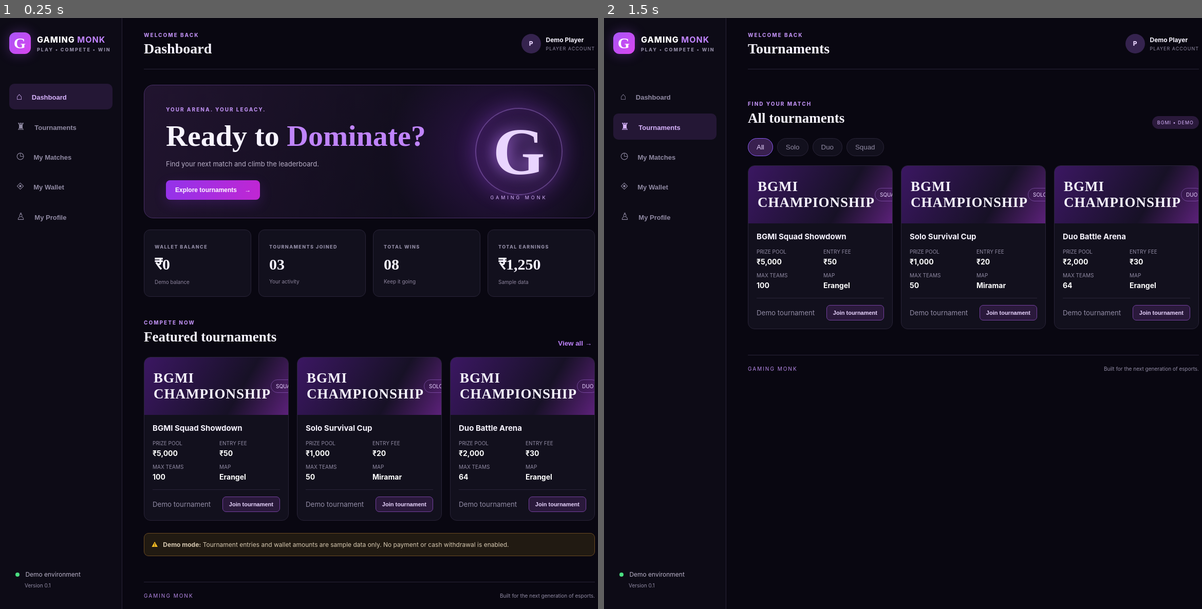
Above: before the commit, frames 1-2 (left to right).
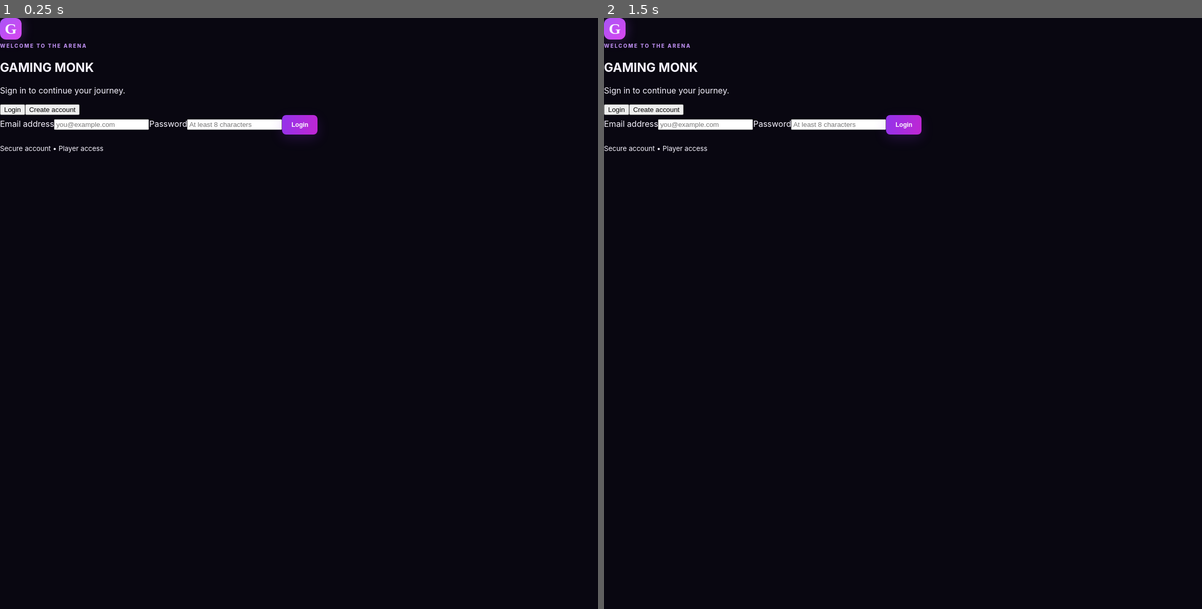
Above: after the commit, the same moments.

Repository: jairajsinhaa/Gaming-Monk
Page: browser page index.html
Same seed, same stepped clock (60 frames per second), same inputs: the page is run once before the commit and once after it.
Inputs (mouse positions are in pixels of both pictures, inside the frame that each line leads up to; where the layout moved, square brackets give the same spot in the first picture):
- Up to frame 1 (0.25 s): no input
- Up to frame 2 (1.5 s): click (765, 83) [974, 437] at 0.27 s; click (765, 100) [974, 455] at 1.07 s; click (705, 124) at 1.27 s

The runs differ from the first frame. In frame 1, 21% of the frame differs, in the area x 0-100%, y 0-100%; in frame 2, 12%.

Commit message:
Connect frontend login screen to API

Diff:
--- a/index.html
+++ b/index.html
@@ -6,7 +6,8 @@
   <title>Gaming Monk | Esports</title><link rel="stylesheet" href="styles.css">
 </head>
 <body>
-<div class="shell">
+<section class="auth-screen" id="authScreen"><div class="auth-box"><div class="brand-mark auth-mark">G</div><span class="eyebrow">WELCOME TO THE ARENA</span><h1>GAMING <b>MONK</b></h1><p class="auth-copy">Sign in to continue your journey.</p><div class="auth-tabs"><button class="auth-tab active" data-auth-tab="login">Login</button><button class="auth-tab" data-auth-tab="register">Create account</button></div><form id="authForm"><label>Email address<input id="authEmail" type="email" autocomplete="email" placeholder="you@example.com" required></label><label>Password<input id="authPassword" type="password" autocomplete="current-password" minlength="8" placeholder="At least 8 characters" required></label><button class="primary auth-submit" id="authSubmit">Login</button><p id="authMessage" class="auth-message" role="alert"></p></form><small>Secure account • Player access</small></div></section>
+<div class="shell" id="appShell" hidden>
   <aside class="sidebar">
     <a class="brand" href="#"><span class="brand-mark">G</span><span>GAMING <b>MONK</b><small>PLAY • COMPETE • WIN</small></span></a>
     <nav>
@@ -19,7 +20,7 @@
     <div class="side-bottom"><span class="online-dot"></span> Demo environment <small>Version 0.1</small></div>
   </aside>
   <main>
-    <header class="topbar"><button class="menu" id="menuBtn" …(115 unchanged characters)… r"><span class="avatar">P</span><span><b>Demo Player</b><small>PLAYER ACCOUNT</small></span></div></header>
+    <header class="topbar"><button class="menu" id="menuBtn" …(115 unchanged characters)… r"><span class="avatar">P</span><span><b id="headerEmail">Player</b><small id="headerRole">PLAYER ACCOUNT</small></span><button id="logoutBtn" class="logout-btn">Logout</button></div></header>
     <section class="page active" id="home">
       <div class="hero"><div><span class="eyebrow">YOUR ARENA. YOUR LEGACY.</span><h2>Ready to <em>Dominate?</em></h2>< …(274 unchanged characters)…
       <div class="stats"><article class="stat"><span>WALLET BALANCE</span><strong id="balanceStat">₹0</strong><small>De …(354 unchanged characters)…
